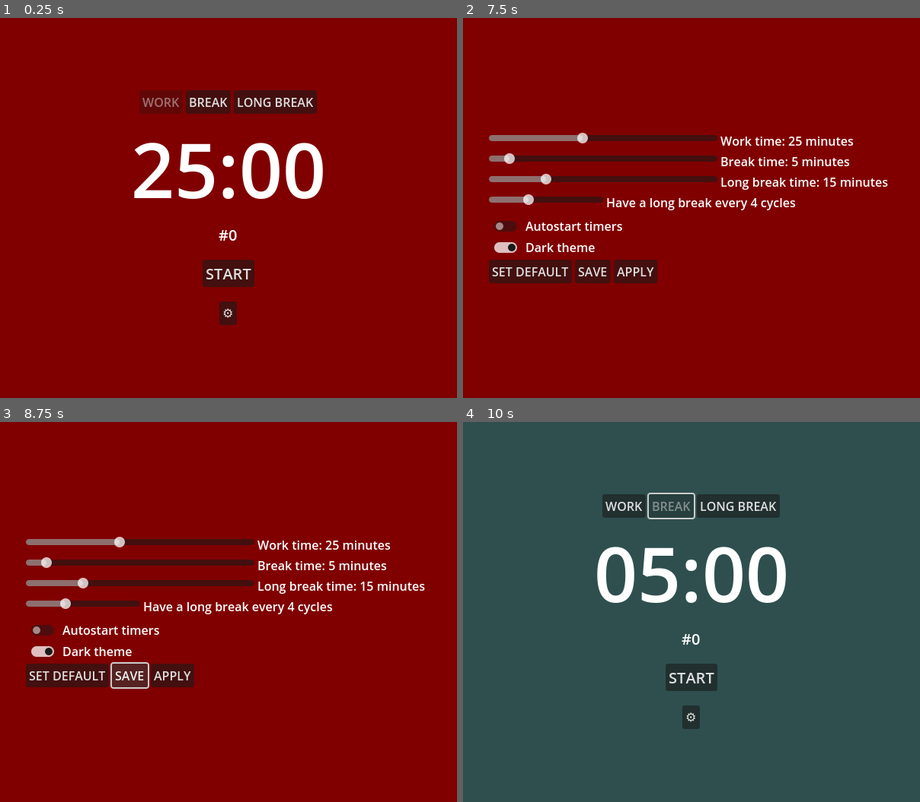
Above: before the commit, frames 1-4 (two rows, left to right).
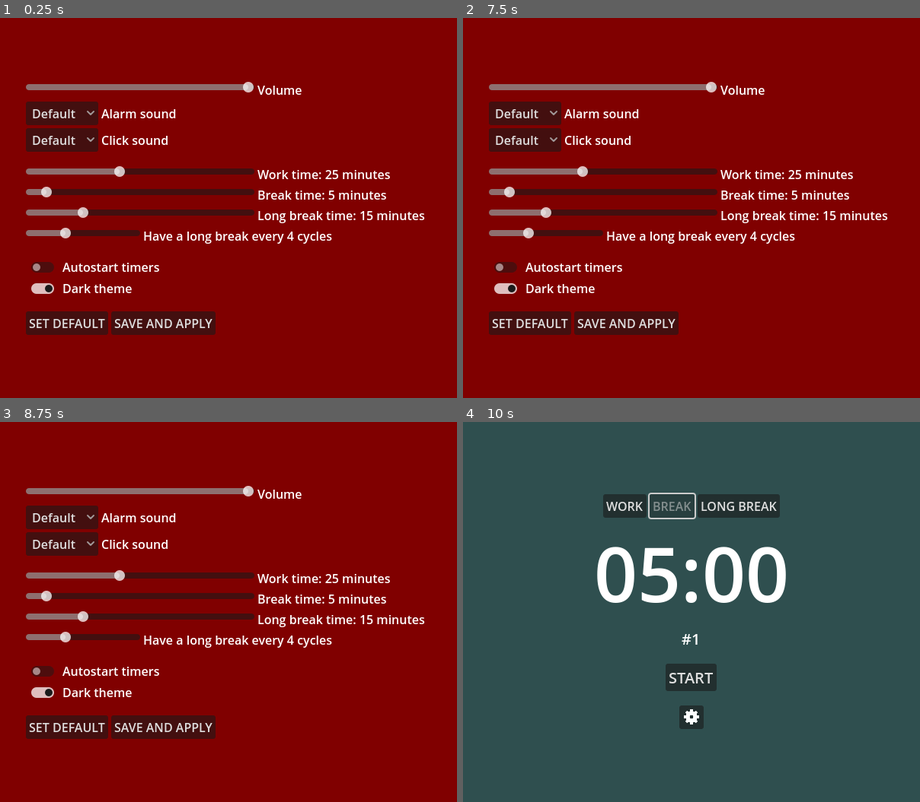
Above: after the commit, the same moments.

Repository: 8box-gd/Pomgodoro
Game: Godot game, scene res://root.tscn
Same seed, same stepped clock (60 frames per second), same inputs: the game is played once before the commit and once after it.
Inputs (mouse positions are in pixels of both pictures, inside the frame that each line leads up to):
- Up to frame 1 (0.25 s): no input
- Up to frame 2 (7.5 s): click (526, 113) at 0.5 s, where only the run after the commit has a clickable "Default"; click (526, 139) at 1.25 s, where only the run after the commit has a clickable "Default"; click (531, 322) at 2 s, where only the run after the commit has a clickable "SET DEFAULT"; click (627, 322) at 2.75 s, where only the run after the commit has a clickable "SAVE AND APPLY"; click "START" at 3.5 s; click "BREAK" at 4.25 s; click "START" at 5 s; click "WORK" at 5.75 s; click "LONG BREAK" at 6.5 s; click (691, 314) at 7.25 s
- Up to frame 3 (8.75 s): click (127, 676) at 8 s, where only the run before the commit has a clickable "SAVE"
- Up to frame 4 (10 s): click "APPLY" (after the commit: "SAVE AND APPLY") at 8.75 s; click "BREAK" at 9.5 s

The runs differ from the first frame. In frame 1, 16% of the frame differs, in the area x 5-93%, y 16-84%; in frame 2, 17%; in frame 3, 17%; in frame 4, 0.8%.

Commit message:
Sound Selection
Also making the settings menu a bit prettier

Diff:
--- /dev/null
+++ b/DefaultTheme.tres
@@ -0,0 +1,6 @@
+[gd_resource type="Theme" load_steps=2 format=3 uid="uid://eio0rva7lh3b"]
+
+[ext_resource type="FontFile" uid="uid://dpsmlbkpiux6s" path="res://OpenSans-Semibold.ttf" id="1_ajwpl"]
+
+[resource]
+default_font = ExtResource("1_ajwpl")
--- /dev/null
+++ b/default_bus_layout.tres
@@ -0,0 +1,9 @@
+[gd_resource type="AudioBusLayout" format=3 uid="uid://dxxmeaf3dgtty"]
+
+[resource]
+bus/1/name = &"Mutable"
+bus/1/solo = false
+bus/1/mute = false
+bus/1/bypass_fx = false
+bus/1/volume_db = 0.0
+bus/1/send = &"Master"
--- a/default_save.json
+++ b/default_save.json
@@ -3,6 +3,9 @@
 	"break_time": 5,
 	"long_break_time": 15,
 	"cycles_to_long_break": 4,
+	"volume": 1.0,
 	"autostart": false,
-	"dark_theme": true
+	"dark_theme": true,
+	"selected_alarm": 0,
+	"selected_click": 0
 }
--- a/root.gd
+++ b/root.gd
@@ -27,6 +27,9 @@
 @onready var cycle_setting_label = %CycleSettingLabel
 @onready var autostart_button = %AutostartButton
 @onready var dark_button = %DarkButton
+@onready var volume_slider = $CanvasLayer/SettingsContainer/Volume/VolumeSlider
+@onready var click_options = %ClickOptions
+@onready var alarm_options = %AlarmOptions
 
 var time_running = false
 var show_default_text = true
@@ -54,6 +57,9 @@
 	cycle_slider.value = cycles_to_long_break
 	long_break_slider.value = long_break_timer_mins
 	work_slider.value = work_timer_mins
+	change_click(click_options.selected)
+	change_alarm(alarm_options.selected)
+	#NOTE: Volume slider is updated in load_in_save()
 
 func load_in_save():
 	var save_data = SaveManager.read_save()
@@ -63,6 +69,10 @@
 	cycles_to_long_break = save_data.cycles_to_long_break
 	autostart_button.button_pressed = save_data.autostart
 	dark_button.button_pressed = save_data.dark_theme
+	volume_slider.value = save_data.volume
+	click_options.selected = save_data.selected_click
+	alarm_options.selected = save_data.selected_alarm
+	AudioServer.set_bus_volume_db(1, linear_to_db(save_data.volume))
 	print(save_data)
 
 func _on_start_pause_button_pressed():
@@ -217,10 +227,16 @@
 	break_slider.value = 5
 	long_break_slider.value = 15
 	cycle_slider.value = 4
+	volume_slider.value = 1.0
 	autostart_button.button_pressed = false
 	dark_button.button_pressed = true
+	alarm_options.selected = 0
+	click_options.selected = 0
+	change_click(click_options.selected)
+	change_alarm(alarm_options.selected)
 
 func _on_apply_button_pressed():
+	save_options()
 	work_timer_mins = work_slider.value
 	break_timer_mins = break_slider.value
 	long_break_timer_mins = long_break_slider.value
@@ -235,15 +251,48 @@
 	work_timer.wait_time = work_timer_mins * 60
 	break_timer.wait_time = break_timer_mins * 60
 	long_break_timer.wait_time = long_break_timer_mins * 60
-	current_cycle = 0
-	cycle_label.text = "#0"
+	#current_cycle = 0
+	#cycle_label.text = "#0"
 	background_rect.color = current_theme[0]
 
 func _on_save_button_pressed():
+	save_options()
+
+func save_options():
 	var write_me = { "autostart": autostart_button.button_pressed,
 		"break_time": break_slider.value,
 		"cycles_to_long_break": cycle_slider.value,
 		"dark_theme": dark_button.button_pressed,
 		"long_break_time": long_break_slider.value,
+		"selected_alarm": alarm_options.selected, #TODO: Unfuck this when you add new alarms
+		"selected_click": click_options.selected,
+		"volume": volume_slider.value,
 		"work_time": work_slider.value }
 	SaveManager.write_save(write_me)
+
+func _on_volume_slider_value_changed(value):
+	AudioServer.set_bus_volume_db(1, linear_to_db(value))
+
+func change_click(sound):
+	var new_sound = ""
+	match sound:
+		0:
+			new_sound = "res://Clicks/DefaultClick.mp3"
+		1:
+			new_sound = "res://Clicks/yuh.wav"
+	click_sound.stream = load(new_sound)
+
+func change_alarm(sound):
+	var new_sound = ""
+	match sound:
+		0:
+			new_sound = "res://Alarms/DefaultAlarm.wav"
+		1:
+			new_sound = "res://Alarms/owowowow.wav"
+	alarm_sound.stream = load(new_sound)
+
+func _on_click_options_item_selected(index):
+	change_click(index)
+
+func _on_alarm_options_item_selected(index):
+	change_alarm(index)
--- a/root.tscn
+++ b/root.tscn
@@ -1,8 +1,10 @@
-[gd_scene load_steps=4 format=3 uid="uid://ntr1fp5d3cb5"]
+[gd_scene load_steps=6 format=3 uid="uid://ntr1fp5d3cb5"]
 
 [ext_resource type="Script" path="res://root.gd" id="1_y7fiw"]
-[ext_resource type="AudioStream" uid="uid://df7btuja47jv4" path="res://Sounds/ow ow ow ow.wav" id="2_1nven"]
-[ext_resource type="AudioStream" uid="uid://c2npp60eb8u6t" path="res://Sounds/yuh.wav" id="3_qqgwb"]
+[ext_resource type="AudioStream" uid="uid://df7btuja47jv4" path="res://Alarms/owowowow.wav" id="2_1nven"]
+[ext_resource type="Texture2D" uid="uid://ctdkfii28wemh" path="res://SettingsIcon.png" id="2_h3of0"]
+[ext_resource type="Theme" uid="uid://eio0rva7lh3b" path="res://DefaultTheme.tres" id="2_o2fwf"]
+[ext_resource type="AudioStream" uid="uid://c2npp60eb8u6t" path="res://Clicks/yuh.wav" id="3_qqgwb"]
 
 [node name="Root" type="Node2D"]
 script = ExtResource("1_y7fiw")
@@ -20,6 +22,7 @@
 
 [node name="TimerContainer" type="VBoxContainer" parent="CanvasLayer"]
 unique_name_in_owner = true
+visible = false
 anchors_preset = 15
 anchor_right = 1.0
 anchor_bottom = 1.0
@@ -35,22 +38,26 @@
 [node name="WorkButton" type="Button" parent="CanvasLayer/TimerContainer/ChangeTimerContainer"]
 unique_name_in_owner = true
 layout_mode = 2
+theme = ExtResource("2_o2fwf")
 disabled = true
 text = "WORK"
 
 [node name="BreakButton" type="Button" parent="CanvasLayer/TimerContainer/ChangeTimerContainer"]
 unique_name_in_owner = true
 layout_mode = 2
+theme = ExtResource("2_o2fwf")
 text = "BREAK"
 
 [node name="LongBreakButton" type="Button" parent="CanvasLayer/TimerContainer/ChangeTimerContainer"]
 unique_name_in_owner = true
 layout_mode = 2
+theme = ExtResource("2_o2fwf")
 text = "LONG BREAK"
 
 [node name="TimeLabel" type="Label" parent="CanvasLayer/TimerContainer"]
 unique_name_in_owner = true
 layout_mode = 2
+theme = ExtResource("2_o2fwf")
 theme_override_font_sizes/font_size = 100
 text = "00:00"
 horizontal_alignment = 1
@@ -60,6 +67,7 @@
 [node name="CycleLabel" type="Label" parent="CanvasLayer/TimerContainer"]
 unique_name_in_owner = true
 layout_mode = 2
+theme = ExtResource("2_o2fwf")
 theme_override_font_sizes/font_size = 20
 text = "#0"
 horizontal_alignment = 1
@@ -77,6 +85,7 @@
 [node name="StartPauseButton" type="Button" parent="CanvasLayer/TimerContainer/HBoxContainer"]
 unique_name_in_owner = true
 layout_mode = 2
+theme = ExtResource("2_o2fwf")
 theme_override_font_sizes/font_size = 20
 text = "START"
 
@@ -89,12 +98,18 @@
 alignment = 1
 
 [node name="SettingsButton" type="Button" parent="CanvasLayer/TimerContainer/HBoxContainer2"]
-layout_mode = 2
-text = "⚙"
+custom_minimum_size = Vector2(32, 0)
+layout_mode = 2
+text = "    "
+
+[node name="Sprite2D" type="Sprite2D" parent="CanvasLayer/TimerContainer/HBoxContainer2/SettingsButton"]
+position = Vector2(16, 15)
+scale = Vector2(0.138889, 0.138889)
+texture = ExtResource("2_h3of0")
+metadata/_edit_lock_ = true
 
 [node name="SettingsContainer" type="VBoxContainer" parent="CanvasLayer"]
 unique_name_in_owner = true
-visible = false
 anchors_preset = 13
 anchor_left = 0.5
 anchor_right = 0.5
@@ -105,6 +120,64 @@
 grow_vertical = 2
 alignment = 1
 
+[node name="Volume" type="HBoxContainer" parent="CanvasLayer/SettingsContainer"]
+layout_mode = 2
+
+[node name="VolumeSlider" type="HSlider" parent="CanvasLayer/SettingsContainer/Volume"]
+custom_minimum_size = Vector2(300, 0)
+layout_mode = 2
+max_value = 1.0
+step = 0.0
+value = 1.0
+ticks_on_borders = true
+
+[node name="VolumeLabel" type="Label" parent="CanvasLayer/SettingsContainer/Volume"]
+layout_mode = 2
+theme = ExtResource("2_o2fwf")
+text = "Volume"
+
+[node name="AlarmSelect" type="HBoxContainer" parent="CanvasLayer/SettingsContainer"]
+layout_mode = 2
+
+[node name="AlarmOptions" type="OptionButton" parent="CanvasLayer/SettingsContainer/AlarmSelect"]
+unique_name_in_owner = true
+layout_mode = 2
+item_count = 2
+selected = 0
+allow_reselect = true
+popup/item_0/text = "Default"
+popup/item_0/id = 0
+popup/item_1/text = "NOIDED"
+popup/item_1/id = 1
+
+[node name="AlarmSoundLabel" type="Label" parent="CanvasLayer/SettingsContainer/AlarmSelect"]
+layout_mode = 2
+theme = ExtResource("2_o2fwf")
+text = "Alarm sound"
+
+[node name="ClickSelect" type="HBoxContainer" parent="CanvasLayer/SettingsContainer"]
+layout_mode = 2
+
+[node name="ClickOptions" type="OptionButton" parent="CanvasLayer/SettingsContainer/ClickSelect"]
+unique_name_in_owner = true
+layout_mode = 2
+item_count = 2
+selected = 0
+allow_reselect = true
+popup/item_0/text = "Default"
+popup/item_0/id = 0
+popup/item_1/text = "NOIDED"
+popup/item_1/id = 1
+
+[node name="ClickSoundLabel" type="Label" parent="CanvasLayer/SettingsContainer/ClickSelect"]
+layout_mode = 2
+theme = ExtResource("2_o2fwf")
+text = "Click sound"
+
+[node name="MarginContainer" type="MarginContainer" parent="CanvasLayer/SettingsContainer"]
+custom_minimum_size = Vector2(533.765, 10)
+layout_mode = 2
+
 [node name="WorkTime" type="HBoxContainer" parent="CanvasLayer/SettingsContainer"]
 layout_mode = 2
 
@@ -112,6 +185,7 @@
 unique_name_in_owner = true
 custom_minimum_size = Vector2(300, 0)
 layout_mode = 2
+theme = ExtResource("2_o2fwf")
 min_value = 1.0
 max_value = 60.0
 value = 25.0
@@ -121,6 +195,7 @@
 [node name="WorkSettingLabel" type="Label" parent="CanvasLayer/SettingsContainer/WorkTime"]
 unique_name_in_owner = true
 layout_mode = 2
+theme = ExtResource("2_o2fwf")
 text = "Work time: 25 minutes"
 
 [node name="BreakTime" type="HBoxContainer" parent="CanvasLayer/SettingsContainer"]
@@ -139,6 +214,7 @@
 [node name="BreakSettingLabel" type="Label" parent="CanvasLayer/SettingsContainer/BreakTime"]
 unique_name_in_owner = true
 layout_mode = 2
+theme = ExtResource("2_o2fwf")
 text = "Break time: 5 minutes"
 
 [node name="LongBreakTime" type="HBoxContainer" parent="CanvasLayer/SettingsContainer"]
@@ -157,6 +233,7 @@
 [node name="LongBreakSettingLabel" type="Label" parent="CanvasLayer/SettingsContainer/LongBreakTime"]
 unique_name_in_owner = true
 layout_mode = 2
+theme = ExtResource("2_o2fwf")
 text = "Long break time: 15 minutes"
 
 [node name="LongBreakCycles" type="HBoxContainer" parent="CanvasLayer/SettingsContainer"]
@@ -175,10 +252,11 @@
 [node name="CycleSettingLabel" type="Label" parent="CanvasLayer/SettingsContainer/LongBreakCycles"]
 unique_name_in_owner = true
 layout_mode = 2
+theme = ExtResource("2_o2fwf")
 text = "Have a long break every 4 cycles"
 
-[node name="MarginContainer" type="MarginContainer" parent="CanvasLayer/SettingsContainer"]
-custom_minimum_size = Vector2(533.765, 0)
+[node name="MarginContainer2" type="MarginContainer" parent="CanvasLayer/SettingsContainer"]
+custom_minimum_size = Vector2(533.765, 10)
 layout_mode = 2
 
 [node name="Autostart" type="HBoxContainer" parent="CanvasLayer/SettingsContainer"]
@@ -190,6 +268,7 @@
 
 [node name="AutostartLabel" type="Label" parent="CanvasLayer/SettingsContainer/Autostart"]
 layout_mode = 2
+theme = ExtResource("2_o2fwf")
 text = "Autostart timers"
 
 [node name="DarkTheme" type="HBoxContainer" parent="CanvasLayer/SettingsContainer"]
@@ -202,24 +281,33 @@
 
 [node name="DarkLabel" type="Label" parent="CanvasLayer/SettingsContainer/DarkTheme"]
 layout_mode = 2
+theme = ExtResource("2_o2fwf")
 text = "Dark theme"
 
-[node name="HBoxContainer" type="HBoxContainer" parent="CanvasLayer/SettingsContainer"]
-layout_mode = 2
-
-[node name="ResetButton" type="Button" parent="CanvasLayer/SettingsContainer/HBoxContainer"]
-unique_name_in_owner = true
-layout_mode = 2
+[node name="MarginContainer3" type="MarginContainer" parent="CanvasLayer/SettingsContainer"]
+custom_minimum_size = Vector2(533.765, 10)
+layout_mode = 2
+
+[node name="BottomButtons" type="HBoxContainer" parent="CanvasLayer/SettingsContainer"]
+layout_mode = 2
+
+[node name="ResetButton" type="Button" parent="CanvasLayer/SettingsContainer/BottomButtons"]
+unique_name_in_owner = true
+layout_mode = 2
+theme = ExtResource("2_o2fwf")
 text = "SET DEFAULT"
 
-[node name="SaveButton" type="Button" parent="CanvasLayer/SettingsContainer/HBoxContainer"]
-layout_mode = 2
-text = "SAVE"
-
-[node name="ApplyButton" type="Button" parent="CanvasLayer/SettingsContainer/HBoxContainer"]
-unique_name_in_owner = true
-layout_mode = 2
-text = "APPLY"
+[node name="SaveButton" type="Button" parent="CanvasLayer/SettingsContainer/BottomButtons"]
+visible = false
+layout_mode = 2
+theme = ExtResource("2_o2fwf")
+text = "SAVE TO DISK"
+
+[node name="ApplyButton" type="Button" parent="CanvasLayer/SettingsContainer/BottomButtons"]
+unique_name_in_owner = true
+layout_mode = 2
+theme = ExtResource("2_o2fwf")
+text = "SAVE AND APPLY"
 
 [node name="WorkTimer" type="Timer" parent="."]
 wait_time = 5.0
@@ -234,23 +322,28 @@
 
 [node name="Alarm" type="AudioStreamPlayer" parent="."]
 stream = ExtResource("2_1nven")
+bus = &"Mutable"
 
 [node name="Click" type="AudioStreamPlayer" parent="."]
 stream = ExtResource("3_qqgwb")
+bus = &"Mutable"
 
 [connection signal="pressed" from="CanvasLayer/TimerContainer/ChangeTimerContainer/WorkButton" to="." method="_on_work_button_pressed"]
 [connection signal="pressed" from="CanvasLayer/TimerContainer/ChangeTimerContainer/BreakButton" to="." method="_on_break_button_pressed"]
 [connection signal="pressed" from="CanvasLayer/TimerContainer/ChangeTimerContainer/LongBreakButton" to="." method="_on_long_break_button_pressed"]
 [connection signal="pressed" from="CanvasLayer/TimerContainer/HBoxContainer/StartPauseButton" to="." method="_on_start_pause_button_pressed"]
 [connection signal="pressed" from="CanvasLayer/TimerContainer/HBoxContainer2/SettingsButton" to="." method="_on_settings_button_pressed"]
+[connection signal="value_changed" from="CanvasLayer/SettingsContainer/Volume/VolumeSlider" to="." method="_on_volume_slider_value_changed"]
+[connection signal="item_selected" from="CanvasLayer/SettingsContainer/AlarmSelect/AlarmOptions" to="." method="_on_alarm_options_item_selected"]
+[connection signal="item_selected" from="CanvasLayer/SettingsContainer/ClickSelect/ClickOptions" to="." method="_on_click_options_item_selected"]
 [connection signal="value_changed" from="CanvasLayer/SettingsContainer/WorkTime/WorkSlider" to="." method="_on_work_slider_value_changed"]
 [connection signal="value_changed" from="CanvasLayer/SettingsContainer/BreakTime/BreakSlider" to="." method="_on_break_slider_value_changed"]
 [connection signal="value_changed" from="CanvasLayer/SettingsContainer/LongBreakTime/LongBreakSlider" to="." method="_on_long_break_slider_value_changed"]
 [connection signal="value_changed" from="CanvasLayer/SettingsContainer/LongBreakCycles/CycleSlider" to="." method="_on_cycle_slider_value_changed"]
 [connection signal="toggled" from="CanvasLayer/SettingsContainer/DarkTheme/DarkButton" to="." method="_on_dark_button_toggled"]
-[connection signal="pressed" from="CanvasLayer/SettingsContainer/HBoxContainer/ResetButton" to="." method="_on_reset_button_pressed"]
-[connection signal="pressed" from="CanvasLayer/SettingsContainer/HBoxContainer/SaveButton" to="." method="_on_save_button_pressed"]
-[connection signal="pressed" from="CanvasLayer/SettingsContainer/HBoxContainer/ApplyButton" to="." method="_on_apply_button_pressed"]
+[connection signal="pressed" from="CanvasLayer/SettingsContainer/BottomButtons/ResetButton" to="." method="_on_reset_button_pressed"]
+[connection signal="pressed" from="CanvasLayer/SettingsContainer/BottomButtons/SaveButton" to="." method="_on_save_button_pressed"]
+[connection signal="pressed" from="CanvasLayer/SettingsContainer/BottomButtons/ApplyButton" to="." method="_on_apply_button_pressed"]
 [connection signal="timeout" from="WorkTimer" to="." method="_on_work_timer_timeout"]
 [connection signal="timeout" from="BreakTimer" to="." method="_on_break_timer_timeout"]
 [connection signal="timeout" from="LongBreakTimer" to="." method="_on_long_break_timer_timeout"]
Not shown, changed: Alarms/DefaultAlarm.wav.import
Not shown, changed: Alarms/owowowow.wav.import
Not shown, added: Clicks/DefaultClick.mp3.import
Not shown, added: Clicks/yuh.wav.import
Binary file added: OpenSans-Semibold.ttf
Not shown, added: OpenSans-Semibold.ttf.import
Binary file added: SettingsIcon.png
Not shown, added: SettingsIcon.png.import
Not shown, added: Alarms/DefaultAlarm.wav
Not shown, added: Alarms/owowowow.wav
Not shown, added: Clicks/DefaultClick.mp3
Not shown, added: Clicks/yuh.wav
